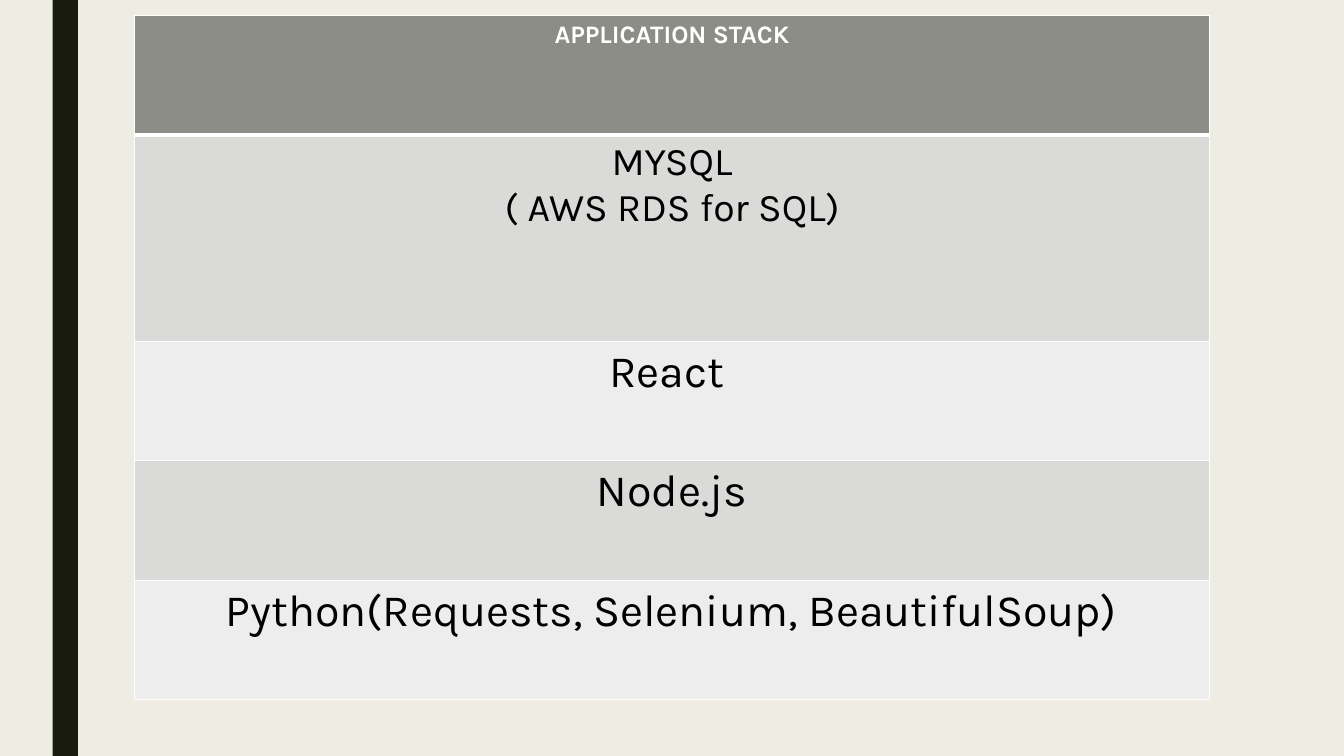
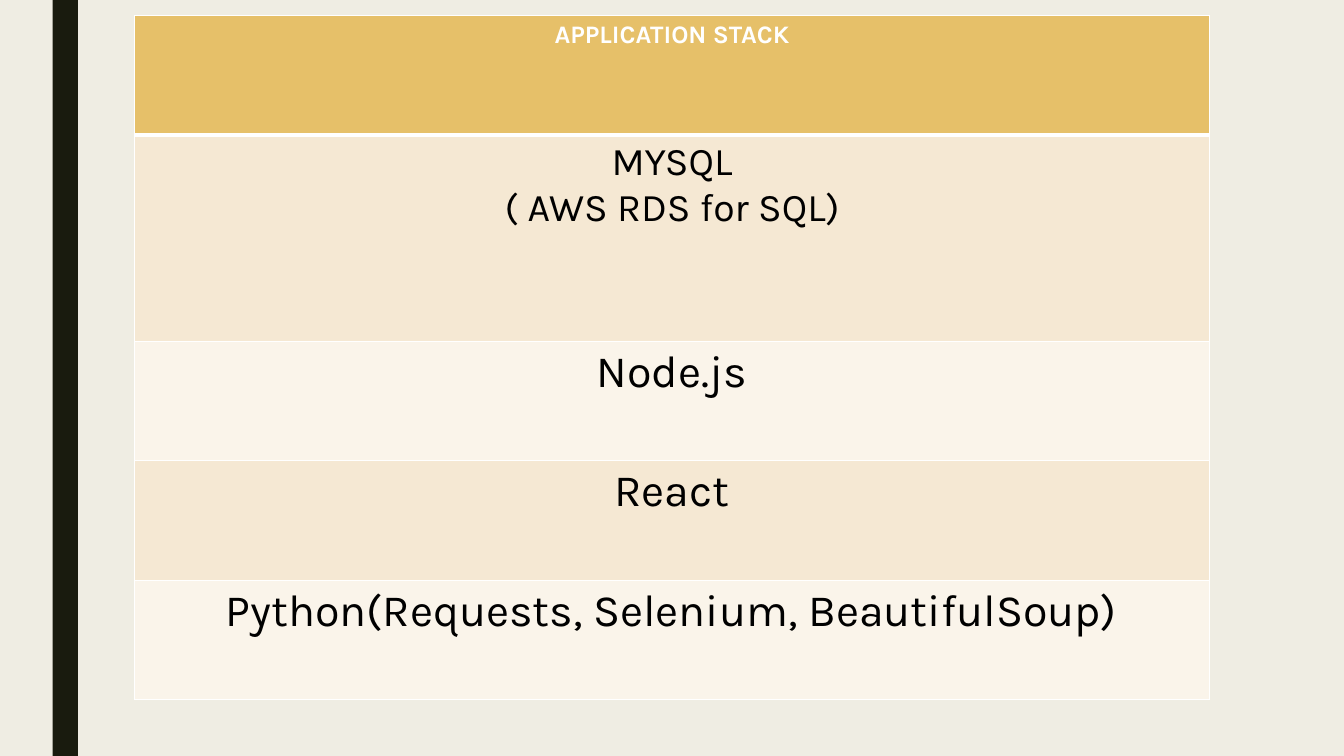
Before and after one commit to ShrivatsAgrawal/CIS550_Project_OPUS, a slide deck: slide 10 of Docs/finalcis550project.pptx. Drawn at 1344x756 pixels with LibreOffice and Linux fonts; fonts in the diff are those of the drawing. Boxes give left, top, right and bottom in pixels: in the first picture for what was removed or moved away, otherwise in the second. Text is boxed around its words. In the diff, an @@ line names an element or a change of style, - is before the commit and + after.

```diff
--- a/Docs/finalcis550project.pptx
+++ b/Docs/finalcis550project.pptx
@@ table at (x1=134, y1=15, x2=1210, y2=700) @@
+row 3: Node.js
-row 4: Node.js
@@ fill #8C8D86 to #E6C069 in row 1, column 1 @@
@@ fill #DADBD9 to #F5E8D4 in 2 cells @@
@@ fill #EEEEED to #FAF4EB in 2 cells @@
```
Also in this commit, not shown: 5 other slides changed, 3 slides added, 2 slides removed.
